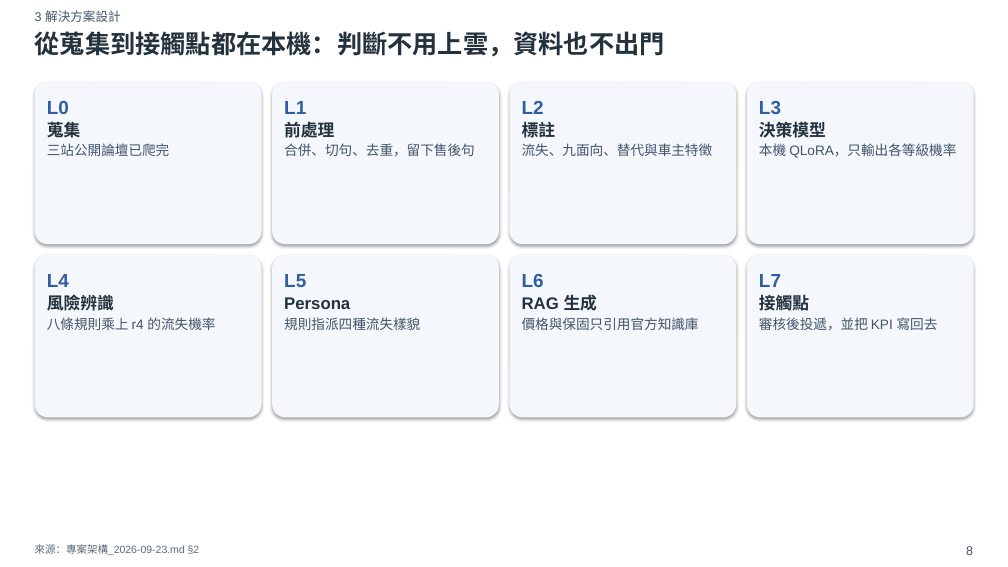
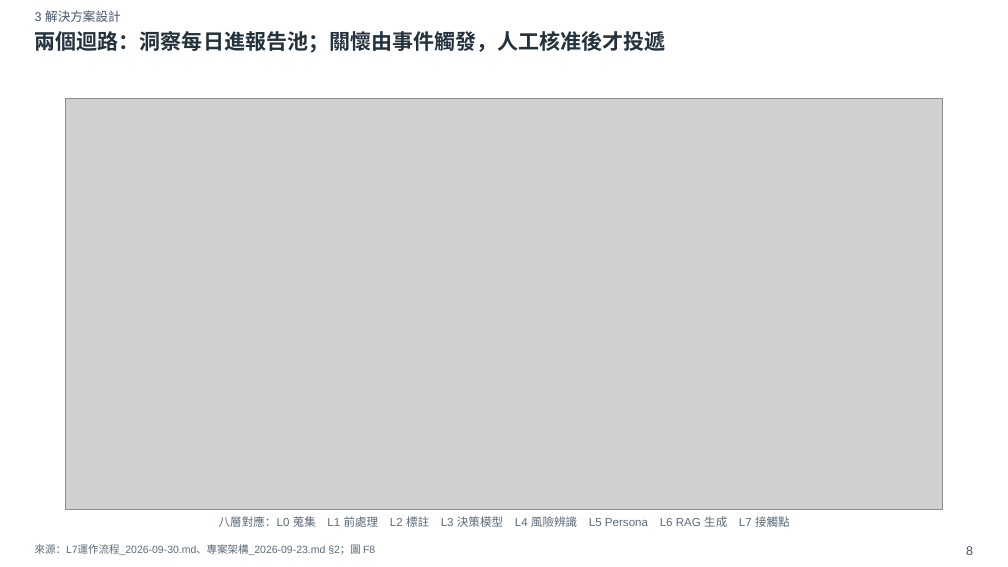
Before and after one commit to xxx789666/hotai-ai-hackathon-lexus, a slide deck: slide 8 of deck/初賽簡報_v0.pptx. Drawn at 1008x567 pixels with LibreOffice and Linux fonts; fonts in the diff are those of the drawing; grey boxes stand for pictures. Boxes give left, top, right and bottom in pixels: in the first picture for what was removed or moved away, otherwise in the second. Text is boxed around its words. In the diff, an @@ line names an element or a change of style, - is before the commit and + after.

```diff
--- a/deck/初賽簡報_v0.pptx
+++ b/deck/初賽簡報_v0.pptx
@@ text at (35, 31, 666, 53): text changed; size 24 to 20 pt @@
-從蒐集到接觸點都在本機：判斷不用上雲，資料也不出門
+兩個迴路：洞察每日進報告池；關懷由事件觸發，人工核准後才投遞
@@ rounded rectangle removed at (35, 82, 262, 244) @@
@@ rounded rectangle removed at (272, 82, 499, 244) @@
@@ rounded rectangle removed at (510, 82, 737, 244) @@
@@ rounded rectangle removed at (747, 82, 974, 244) @@
@@ picture added at (66, 98, 943, 510) @@
@@ text removed at (284, 101, 475, 156) @@
-L1
-前處理
-合併、切句、去重，留下售後句
@@ text removed at (522, 101, 713, 156) @@
-L2
-標註
-流失、九面向、替代與車主特徵
@@ text removed at (759, 101, 956, 158) @@
-L3
-決策模型
-本機 QLoRA，只輸出各等級機率
@@ rounded rectangle removed at (35, 255, 262, 417) @@
@@ rounded rectangle removed at (272, 255, 499, 417) @@
@@ rounded rectangle removed at (510, 255, 737, 417) @@
@@ rounded rectangle removed at (747, 255, 974, 417) @@
@@ text removed at (47, 274, 215, 330) @@
-L4
-風險辨識
-八條規則乘上 r4 的流失機率
@@ text removed at (284, 274, 420, 330) @@
-L5
-Persona
-規則指派四種流失樣貌
@@ text removed at (522, 274, 699, 330) @@
-L6
-RAG 生成
-價格與保固只引用官方知識庫
@@ text removed at (759, 274, 938, 330) @@
-L7
-接觸點
-審核後投遞，並把 KPI 寫回去
@@ text at (219, 516, 790, 527): text changed; size 13 to 11 pt; text colour #44546A to #5C6B7A @@
-L0
-蒐集
-三站公開論壇已爬完
+八層對應：L0 蒐集 L1 前處理 L2 標註 L3 決策模型 L4 風險辨識 L5 Persona L6 RAG 生成 L7 接觸點
@@ text at (35, 544, 375, 555): text changed @@
-來源：專案架構_2026-09-23.md §2
+來源：L7運作流程_2026-09-30.md、專案架構_2026-09-23.md §2；圖 F8
```
Also in this commit, not shown: 8 other files.
